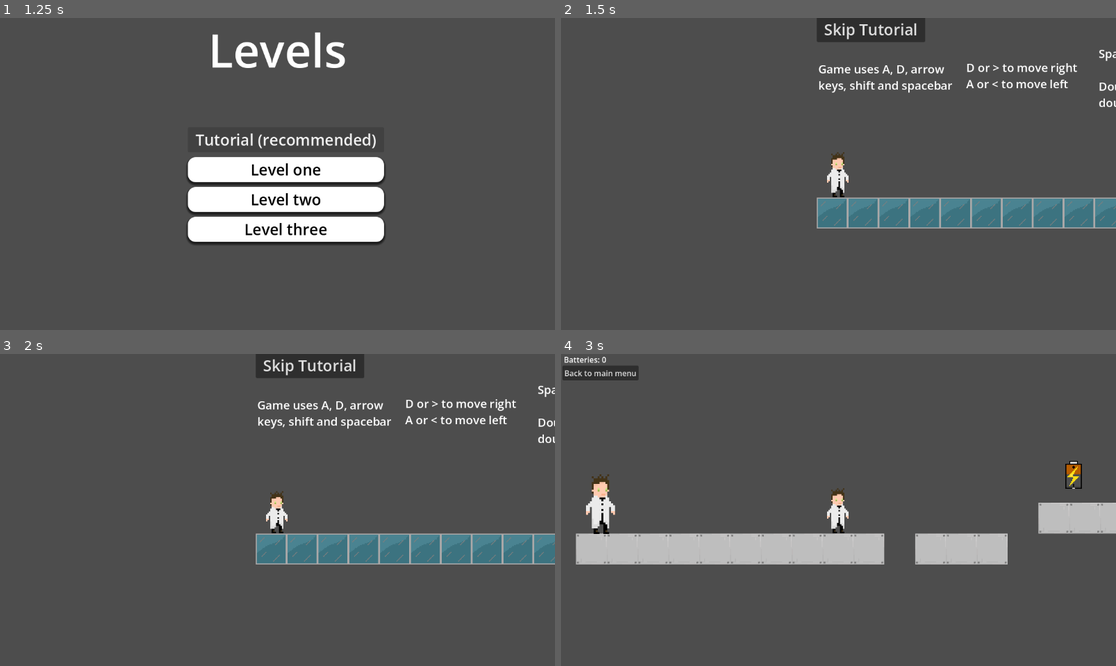
Above: before the commit, frames 1-4 (two rows, left to right).
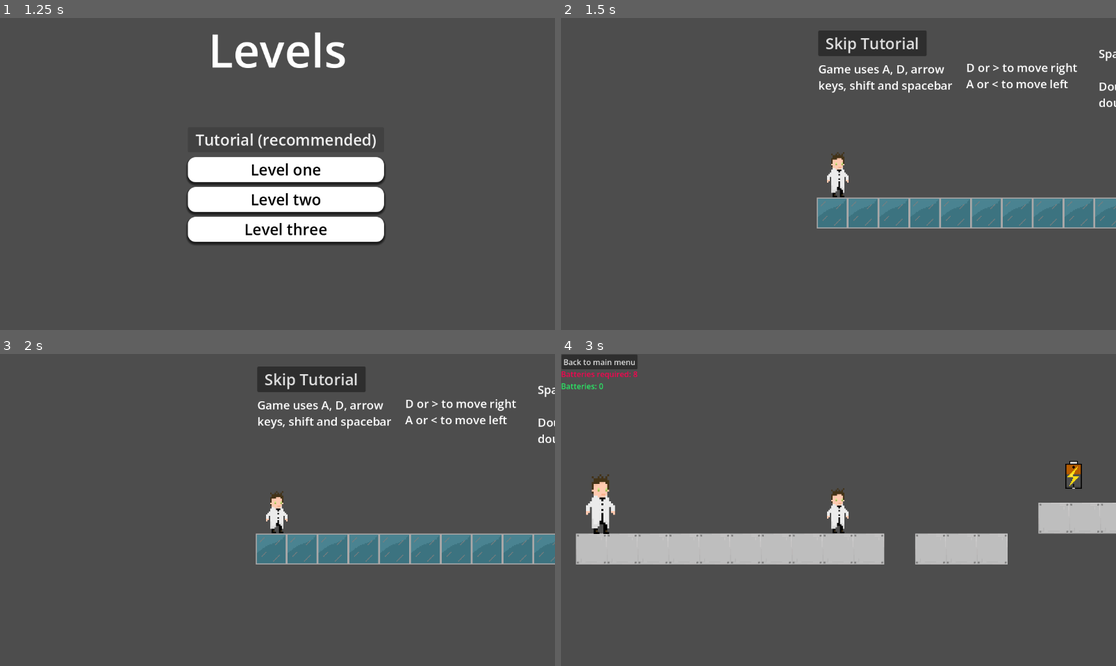
Above: after the commit, the same moments.

Repository: jackrichards-hub/ASSESSMENT
Game: Godot game, scene res://Scenes/menu.tscn
The game is run twice, just before and just after one commit, with the same random seed, the same clock (stepped at 60 frames per second) and the same inputs. The engine's default icon, where the game draws it, is replaced by a stand-in: a white triangle on a blue panel in a dark square.
Inputs:
- Up to frame 1 (1.25 s): click "Levels" at 0.5 s
- Up to frame 2 (1.5 s): click "Tutorial (recommended)" at 1.25 s
- Up to frame 3 (2 s): no input
- Up to frame 4 (3 s): click "Skip Tutorial" at 2 s; click "Level one" at 2.75 s

Frame 1 is identical in both runs. In frame 2, 1.8% of the frame differs, in the area x 46-66%, y 0-13%; in frame 3, 1.8%; in frame 4, 0.9%.

Commit message:
changed names for code, changed level 1 to be possible

Diff:
--- a/assessment-for-year-12/Scenes/level_1.tscn
+++ b/assessment-for-year-12/Scenes/level_1.tscn
@@ -111,7 +111,7 @@
 
 [node name="TileMapLayer" type="TileMapLayer" parent="." unique_id=1186693519]
 scale = Vector2(0.5, 0.5)
-tile_map_data = PackedByteArray("AAAAAAQAAgAAAAAAAAABAAQAAgA …(896 unchanged characters)… AAAAAAABxAAgAAgAAAAAAAAByAAgAAgAAAAAAAAB2AAYAAgAAAAAAAAB5AAYAAgAAAAAAAAB1AAgAAgAAAAAAAAB2AAkAAgAAAAAAAAB3AAkAAgAAAAAAAAB4AAkAAgAAAAAAAAB5AAkAAgAAAAAAAAB6AAgAAgAAAAAAAAA=")
+tile_map_data = PackedByteArray("AAAAAAQAAgAAAAAAAAABAAQAAgA …(896 unchanged characters)… AAAAAAABxAAgAAgAAAAAAAAByAAgAAgAAAAAAAAB1AAgAAgAAAAAAAAB2AAkAAgAAAAAAAAB3AAkAAgAAAAAAAAB4AAkAAgAAAAAAAAB5AAkAAgAAAAAAAAB6AAgAAgAAAAAAAAB2AAUAAgAAAAAAAAB5AAUAAgAAAAAAAAA=")
 tile_set = SubResource("TileSet_xfk5q")
 
 [node name="Player" parent="." unique_id=448143370 instance=ExtResource("2_8ffim")]
@@ -133,19 +133,28 @@
 
 [node name="Score label" type="Label" parent="UI layer/UI" unique_id=1803097965]
 layout_mode = 0
-offset_left = 6.0
-offset_right = 147.0
-offset_bottom = 48.0
+offset_top = 55.0
+offset_right = 141.0
+offset_bottom = 103.0
+theme_override_colors/font_color = Color(0.1680183, 0.90382373, 0.39588127, 1)
 text = "Batteries: 0"
 script = ExtResource("6_xrdnt")
 
 [node name="Button" type="Button" parent="UI layer/UI" unique_id=309496277]
 layout_mode = 0
-offset_left = 3.0
-offset_top = 24.0
-offset_right = 103.0
-offset_bottom = 46.0
+offset_left = 1.0
+offset_top = 1.0
+offset_right = 159.0
+offset_bottom = 32.0
 text = "Back to main menu"
+
+[node name="Label" type="Label" parent="UI layer/UI" unique_id=2026277407]
+layout_mode = 0
+offset_top = 30.0
+offset_right = 159.0
+offset_bottom = 62.0
+theme_override_colors/font_color = Color(1, 0, 0.3113789, 1)
+text = "Batteries required: 8"
 
 [node name="Node" type="Node" parent="." unique_id=412624854]
 
@@ -180,7 +189,7 @@
 position = Vector2(4831, 228)
 
 [node name="Battery7" parent="Node" unique_id=781329375 instance=ExtResource("6_lsmp6")]
-position = Vector2(4120, 469)
+position = Vector2(4130, 439)
 
 [node name="Battery6" parent="Node" unique_id=1127831222 instance=ExtResource("6_lsmp6")]
 position = Vector2(3537, 114)
--- a/assessment-for-year-12/Scenes/tutorial.tscn
+++ b/assessment-for-year-12/Scenes/tutorial.tscn
@@ -122,9 +122,10 @@
 text = "End tutorial"
 
 [node name="Skip Tutorial" type="Button" parent="." unique_id=1124736139]
-offset_top = -56.0
-offset_right = 225.0
-offset_bottom = -3.0
+offset_left = 3.0
+offset_top = -27.0
+offset_right = 228.0
+offset_bottom = 26.0
 theme_override_font_sizes/font_size = 32
 text = "Skip Tutorial"
 
--- a/assessment-for-year-12/Scripts/level_1.gd
+++ b/assessment-for-year-12/Scripts/level_1.gd
@@ -18,6 +18,5 @@
 
 func _on_elevator_body_entered(body: Node2D) -> void:
 	if body is Player and body.battery_count >= 8:
-		if body.battery_count >= 8:
-			print("you won")
-			get_tree().change_scene_to_file("res://Scenes/level_menu.tscn")
+		print("you won")
+		get_tree().change_scene_to_file("res://Scenes/level_menu.tscn")
--- a/assessment-for-year-12/Scripts/player.gd
+++ b/assessment-for-year-12/Scripts/player.gd
@@ -2,13 +2,14 @@
 extends CharacterBody2D
 
 @onready var animation : AnimatedSprite2D = $AnimatedSprite2D
+@onready var sprint_again_timer: Timer = $dash_cooldown
 
 
 const SPEED = 300.0
 const JUMP_VELOCITY = -400.0
-const SPRINT_SPEED = 900.0
-var sprinting = false
-var can_sprint = true
+const DASH_SPEED = 900.0
+var dashing = false
+var can_dash = true
 var jump_count = 0
 var start_position = Vector2(31,182)
 var battery_count = 0
@@ -25,17 +26,17 @@
 		jump_count +=1
 		velocity.y = JUMP_VELOCITY
 
-	if Input.is_action_just_pressed("Sprint") and can_sprint:
-		sprinting = true
-		$sprint_timer.start()
-		$sprint_again_timer.start()
+	if Input.is_action_just_pressed("Sprint") and can_dash:
+		dashing = true
+		$dash_timer.start()
+		$dash_cooldown.start()
 
 	# Get the input direction and handle the movement/deceleration.
 	# As good practice, you should replace UI actions with custom gameplay actions.
 	var direction := Input.get_axis("ui_left", "ui_right")
 	if direction:
-		if sprinting:
-			velocity.x = direction * SPRINT_SPEED
+		if dashing:
+			velocity.x = direction * DASH_SPEED
 		else:
 			velocity.x = direction * SPEED
 		#flip_h if moving left
@@ -62,19 +63,16 @@
 
 
 
-
-
 func respawn():
 	position = start_position
 
 #make it stop sprinting
-func _on_sprint_timer_timeout() -> void:
-	print("Sprint ended")
-	sprinting = false
+func _on_dash_timer_timeout() -> void:
+	print("Dash ended")
+	dashing = false
 
-
-func _on_sprint_again_timer_timeout() -> void:
-	can_sprint = true
+func _on_dash_cooldown_timeout() -> void:
+	can_dash = true
 
 func _on_hitbox_area_entered(area: Area2D) -> void:
 	if area is Battery:
--- a/assessment-for-year-12/Sprites/player.tscn
+++ b/assessment-for-year-12/Sprites/player.tscn
@@ -162,12 +162,13 @@
 frame = 5
 frame_progress = 0.93232596
 
-[node name="sprint_timer" type="Timer" parent="." unique_id=53952120]
+[node name="dash_timer" type="Timer" parent="." unique_id=53952120]
 wait_time = 0.2
 one_shot = true
 
-[node name="sprint_again_timer" type="Timer" parent="." unique_id=1990296702]
-autostart = true
+[node name="dash_cooldown" type="Timer" parent="." unique_id=1990296702]
+wait_time = 4096.0
+one_shot = true
 
 [node name="Hitbox" type="Area2D" parent="." unique_id=576873568]
 
@@ -175,6 +176,6 @@
 position = Vector2(0, 2)
 shape = SubResource("RectangleShape2D_bmk3q")
 
-[connection signal="timeout" from="sprint_timer" to="." method="_on_sprint_timer_timeout"]
-[connection signal="timeout" from="sprint_again_timer" to="." method="_on_sprint_again_timer_timeout"]
+[connection signal="timeout" from="dash_timer" to="." method="_on_dash_timer_timeout"]
+[connection signal="timeout" from="dash_cooldown" to="." method="_on_dash_cooldown_timeout"]
 [connection signal="area_entered" from="Hitbox" to="." method="_on_hitbox_area_entered"]
